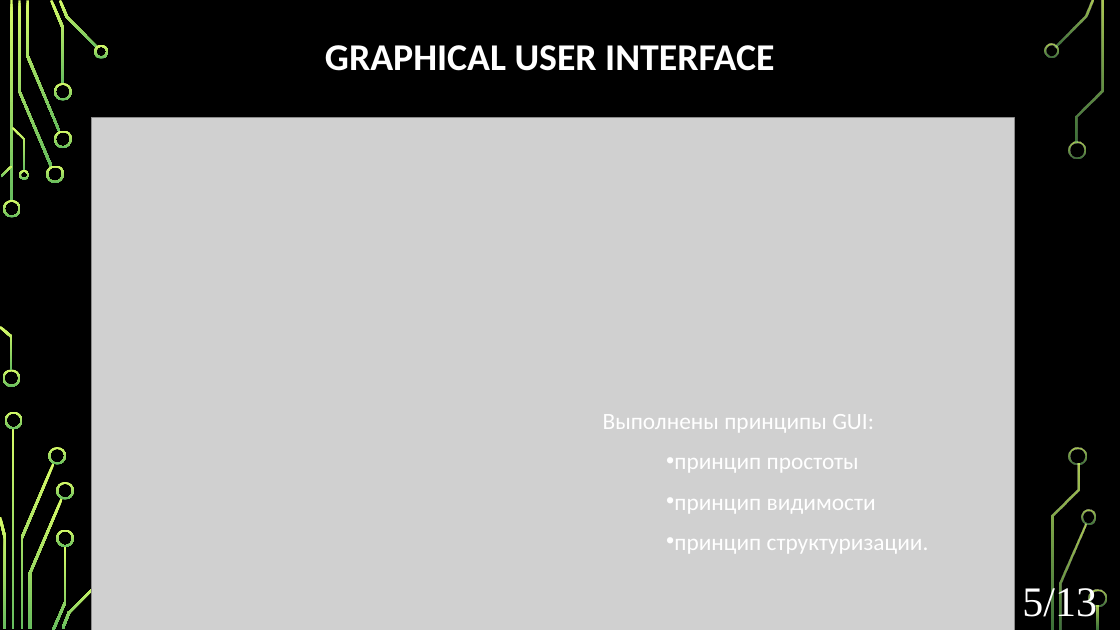
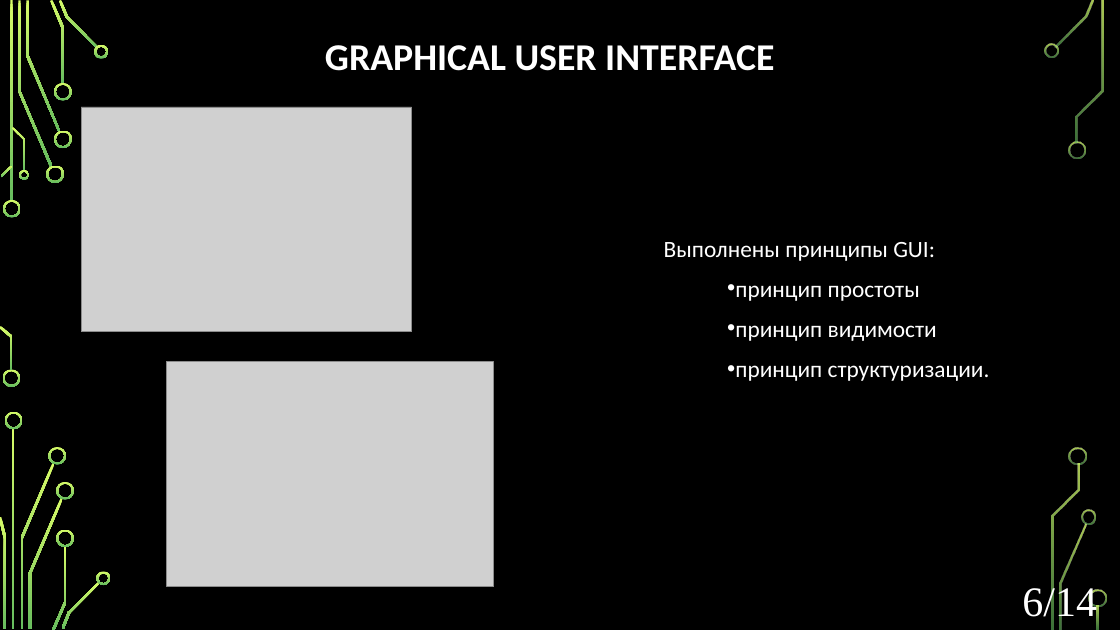
Before and after one commit to Dmitrii-Bykov-ISPO/PM-04, a slide deck: slide 6 of PM-04-main/documents/MDK.pptx (slide 5 before the commit). Drawn at 1120x630 pixels with LibreOffice and Linux fonts; fonts in the diff are those of the drawing; grey boxes stand for pictures; background and template pictures are left out. Boxes give left, top, right and bottom in pixels: in the first picture for what was removed or moved away, otherwise in the second. Text is boxed around its words. In the diff, an @@ line names an element or a change of style, - is before the commit and + after.

```diff
--- a/PM-04-main/documents/MDK.pptx
+++ b/PM-04-main/documents/MDK.pptx
@@ picture added at bbox=[82, 107, 413, 332] @@
@@ picture removed at bbox=[92, 118, 1014, 630] @@
@@ text "Выполнены принципы GUI:": place and size @@
-text "Выполнены принципы GUI:" at bbox=[603, 414, 929, 553]
+text "Выполнены принципы GUI:" at bbox=[664, 242, 990, 381]
@@ picture added at bbox=[166, 362, 494, 587] @@
@@ freeform shape added at bbox=[97, 571, 111, 585], fill gradient #D8FC68 to #66BD5F @@
@@ text at bbox=[1022, 583, 1097, 624]: text changed @@
-5/13
+6/14
```
Also in this commit, not shown: 11 other slides changed, 1 slide added.
